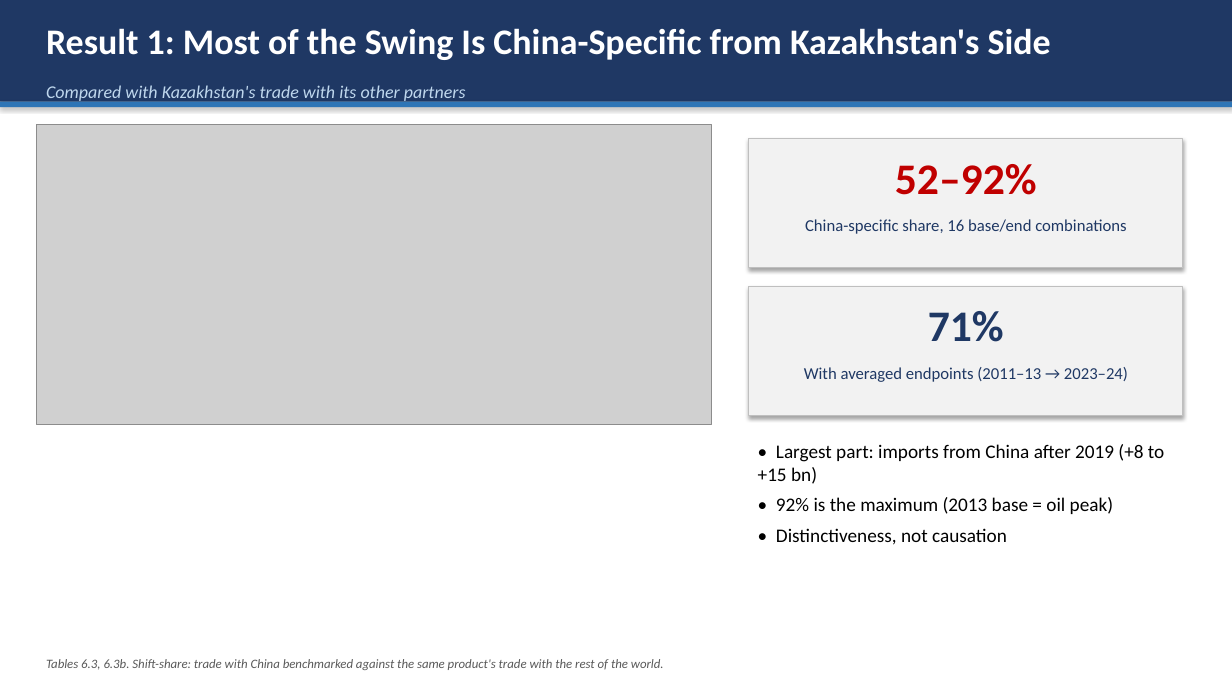
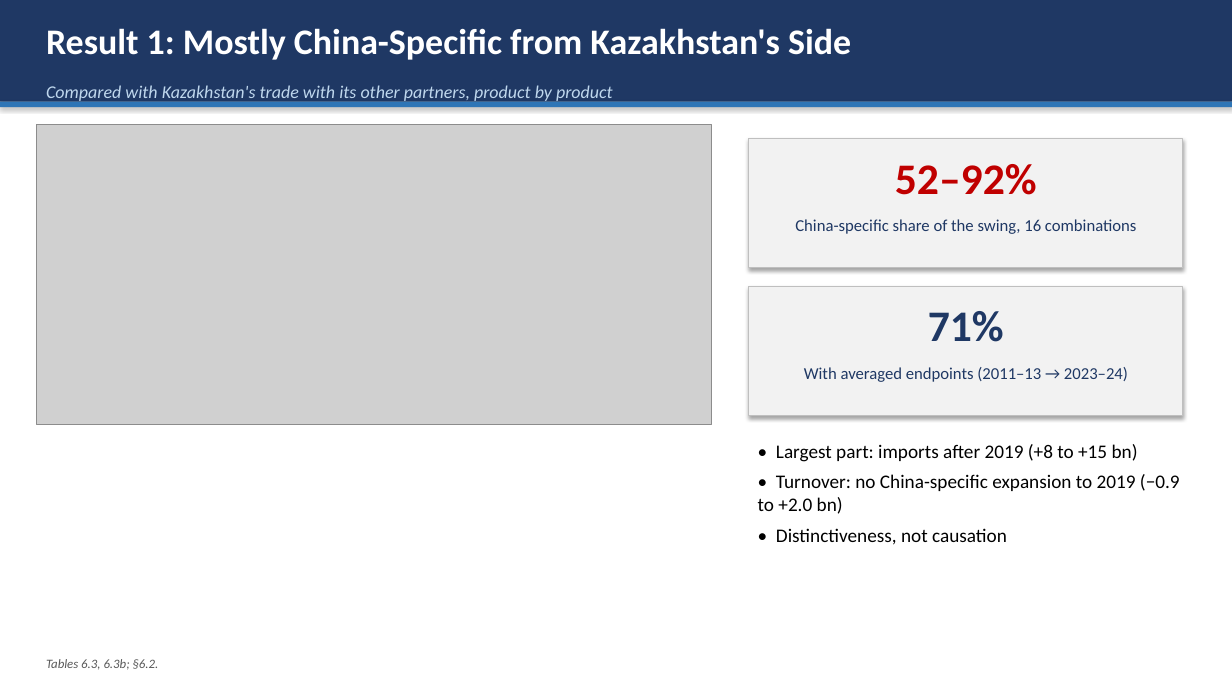
Before and after one commit to omirbeknikar-ship-it/dissertation-final, a slide deck: slide 7 of Paper/defense_presentation.pptx. Drawn at 1232x693 pixels with LibreOffice and Linux fonts; fonts in the diff are those of the drawing; grey boxes stand for pictures. Boxes give left, top, right and bottom in pixels: in the first picture for what was removed or moved away, otherwise in the second. Text is boxed around its words. In the diff, an @@ line names an element or a change of style, - is before the commit and + after.

Commit message:
Final validation: balance vs relationship, turnover, mechanism scorecard, dated milestones and alternative break years, extended comparators, narrowed conclusions; rewritten supervisor reply, slides and script

```diff
--- a/Paper/defense_presentation.pptx
+++ b/Paper/defense_presentation.pptx
@@ text at <box>46,28,851,60</box>: text changed @@
-Result 1: Most of the Swing Is China-Specific from Kazakhstan's Side
+Result 1: Mostly China-Specific from Kazakhstan's Side
@@ text at <box>46,85,613,103</box>: text changed @@
-Compared with Kazakhstan's trade with its other partners
+Compared with Kazakhstan's trade with its other partners, product by product
@@ text at <box>795,219,1136,234</box>: text changed @@
-China-specific share, 16 base/end combinations
+China-specific share of the swing, 16 combinations
@@ text at <box>758,444,1180,514</box>: text changed @@
-• Largest part: imports from China after 2019 (+8 to +15 bn)
-• 92% is the maximum (2013 base = oil peak)
+• Largest part: imports after 2019 (+8 to +15 bn)
+• Turnover: no China-specific expansion to 2019 (−0.9 to +2.0 bn)
@@ text at <box>46,659,159,670</box>: text changed @@
-Tables 6.3, 6.3b. Shift-share: trade with China benchmarked against the same product's trade with the rest of the world.
+Tables 6.3, 6.3b; §6.2.
```
Also in this commit, not shown: 11 other slides changed, 3 slides added, 3 slides removed, 26 other files.
